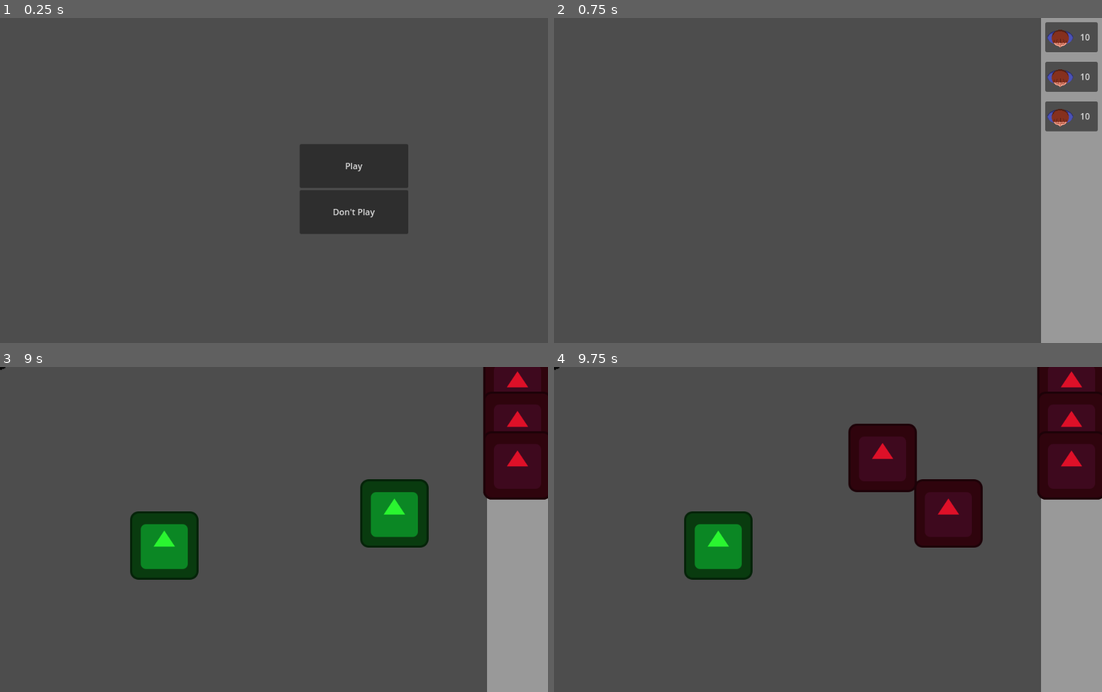
Above: before the commit, frames 1-4 (two rows, left to right).
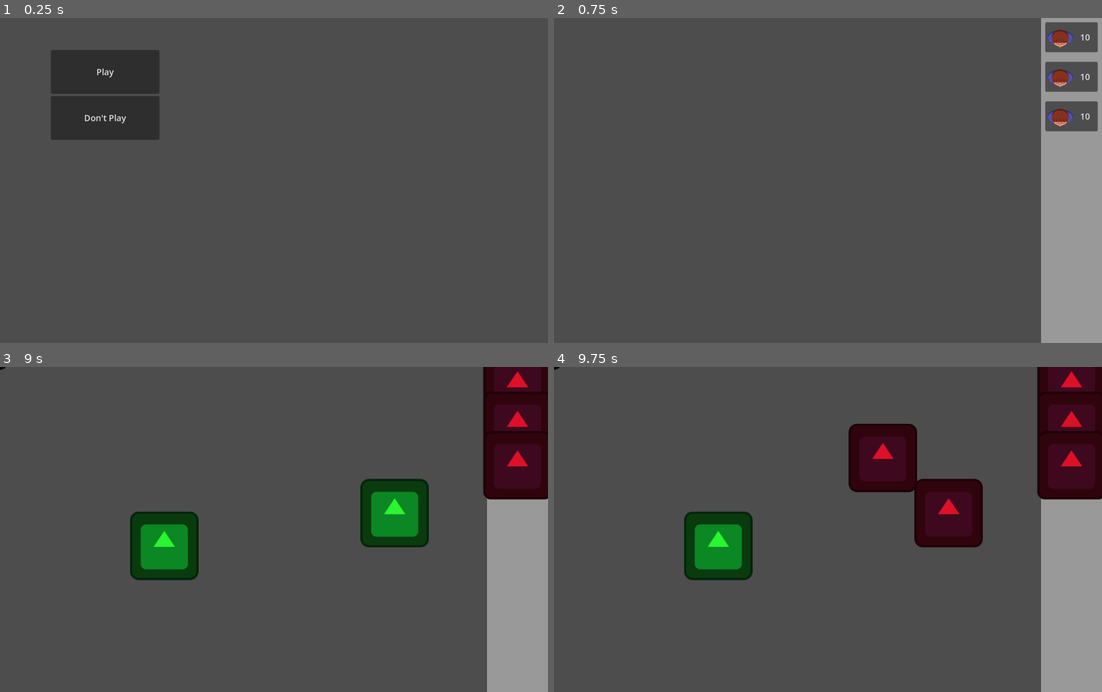
Above: after the commit, the same moments.

Repository: benxutech/bubble-tower-defense
Game: Godot game, scene res://Scenes/Menu/menu.tscn
Same seed, same stepped clock (60 frames per second), same inputs: the game is played once before the commit and once after it. The engine's default icon, where the game draws it, is replaced by a stand-in: a white triangle on a blue panel in a dark square.
Inputs (mouse positions are in pixels of both pictures, inside the frame that each line leads up to):
- Up to frame 1 (0.25 s): no input
- Up to frame 2 (0.75 s): click "Play" at 0.5 s
- Up to frame 3 (9 s): click "10" at 1.25 s; click "10" at 2 s; click "10" at 2.75 s; click "10" at 3.5 s; click "10" at 4.25 s; click "10" at 5 s; click "10" at 5.75 s; click "10" at 6.5 s; click "10" at 7.25 s; tap Enter at 8 s; move the mouse to (394, 513) at 8.02 s; click (394, 513) at 8.17 s; tap Space at 8.75 s; move the mouse to (164, 545) at 8.77 s; click (164, 545) at 8.92 s
- Up to frame 4 (9.75 s): tap Enter at 9.5 s; move the mouse to (882, 458) at 9.52 s; click (882, 458) at 9.67 s

The runs differ from the first frame. In frame 1, 10% of the frame differs, in the area x 9-75%, y 9-67%; in frame 2, less than 0.1%; in frame 3, 0.2%; in frame 4, 0.2%.

Commit message:
2x scale

Diff:
--- a/Scenes/Menu/menu.tscn
+++ b/Scenes/Menu/menu.tscn
@@ -6,10 +6,10 @@
 script = ExtResource("1_mus75")
 
 [node name="VBoxContainer" type="VBoxContainer" parent="."]
-offset_left = 560.0
-offset_top = 236.0
-offset_right = 763.0
-offset_bottom = 404.0
+offset_left = 95.0
+offset_top = 60.0
+offset_right = 298.0
+offset_bottom = 228.0
 
 [node name="ButtonPlay" type="Button" parent="VBoxContainer"]
 layout_mode = 2
--- a/project.godot
+++ b/project.godot
@@ -21,8 +21,11 @@
 
 [display]
 
-window/size/viewport_width=1024
-window/size/viewport_height=608
+window/size/viewport_width=2048
+window/size/viewport_height=1216
+window/stretch/mode="canvas_items"
+window/stretch/scale=2.0
+window/stretch/scale_mode="integer"
 
 [rendering]
 
